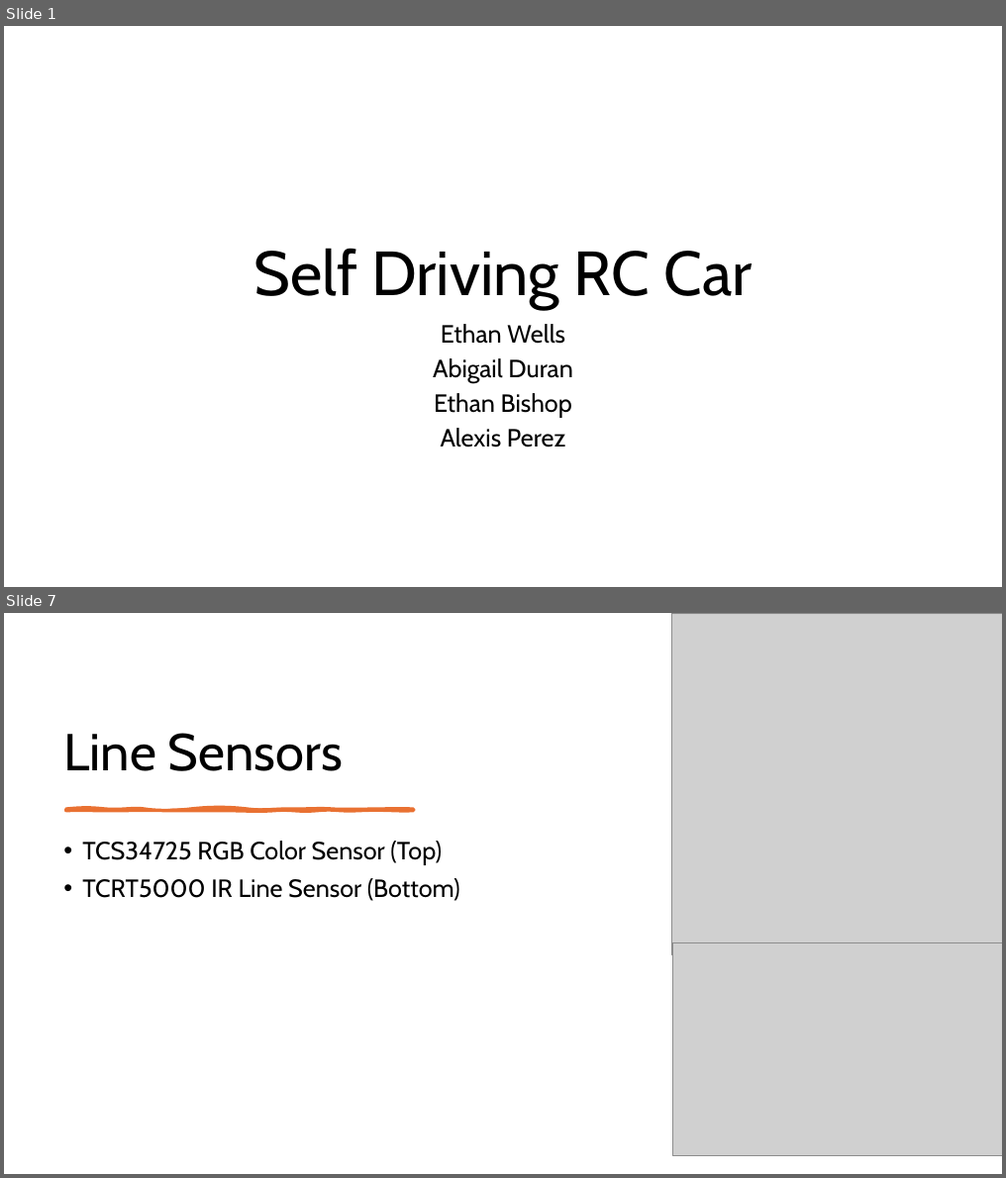
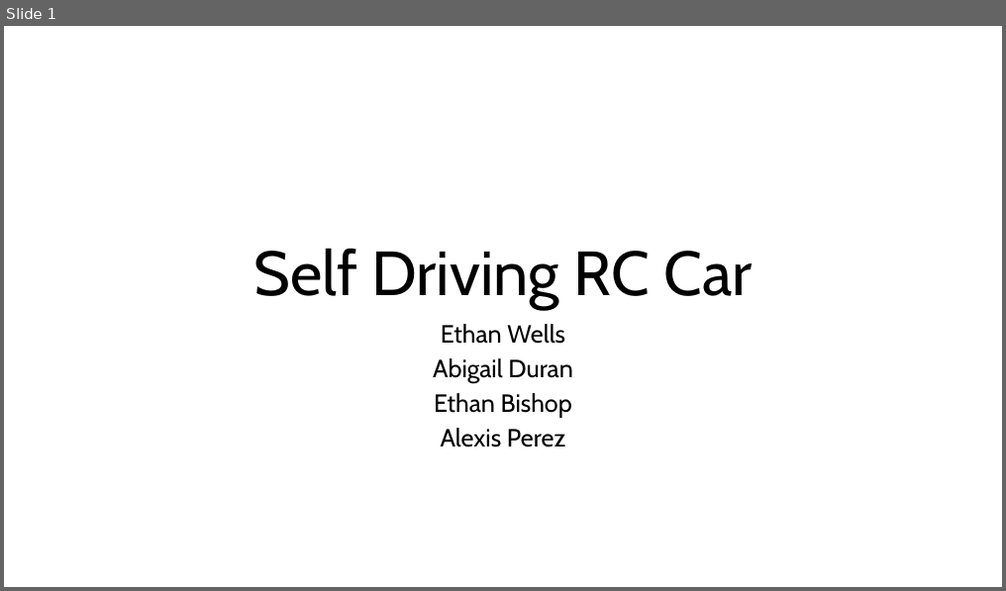
Before and after one commit to EthanWellsSr/BuggyBot, a slide deck: Weekly Reports/Self-Driving-RC-Car.pptx. Shown one above the other, each under a label of ours: slides 1 and 7 before the commit, slide 1 after it; the slides between them are not shown. The pictures are 1006x1178 and 1006x591 pixels, drawn with LibreOffice and Linux fonts; fonts in the diff are those of the drawing; grey boxes stand for pictures. Boxes give left, top, right and bottom in pixels: in the first picture for what was removed or moved away, otherwise in the second. Text is boxed around its words. In the diff, an @@ line names an element or a change of style, - is before the commit and + after.

```diff
--- a/Weekly Reports/Self-Driving-RC-Car.pptx
+++ b/Weekly Reports/Self-Driving-RC-Car.pptx
@@ slide 7 removed at <box>4,613,1002,1174</box>, background #FFFFFF @@
@@ picture removed at <box>672,613,1002,956</box> @@
@@ title removed at <box>63,733,343,771</box> @@
-Line Sensors
@@ freeform shape removed at <box>66,809,414,811</box> @@
@@ text removed at <box>82,841,460,901</box> @@
-• TCS34725 RGB Color Sensor (Top)
-• TCRT5000 IR Line Sensor (Bottom)
@@ picture removed at <box>673,943,1002,1155</box> @@
```
Also in this commit, not shown: 4 slides changed, 8 slides added, 8 other slides removed.
